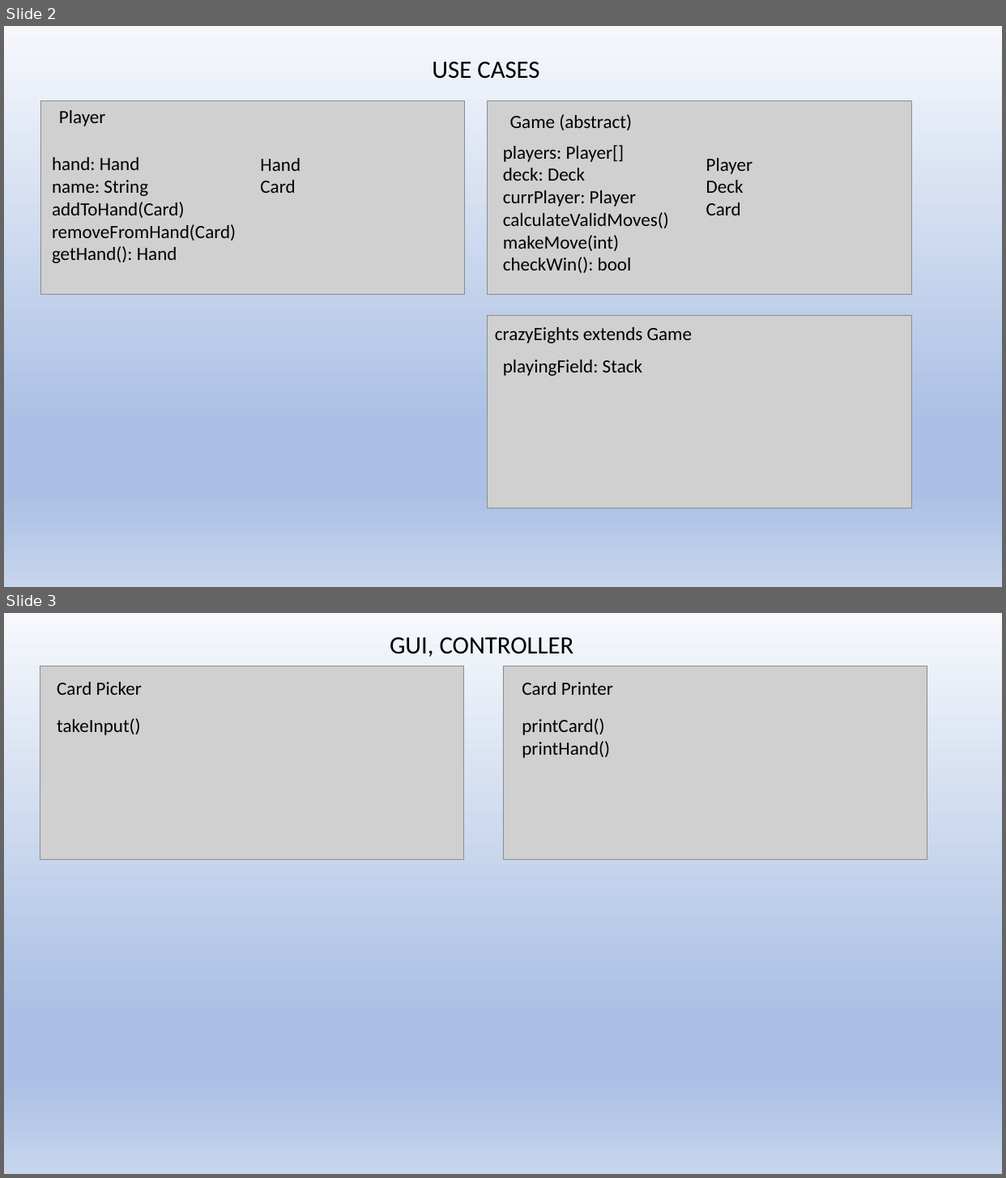
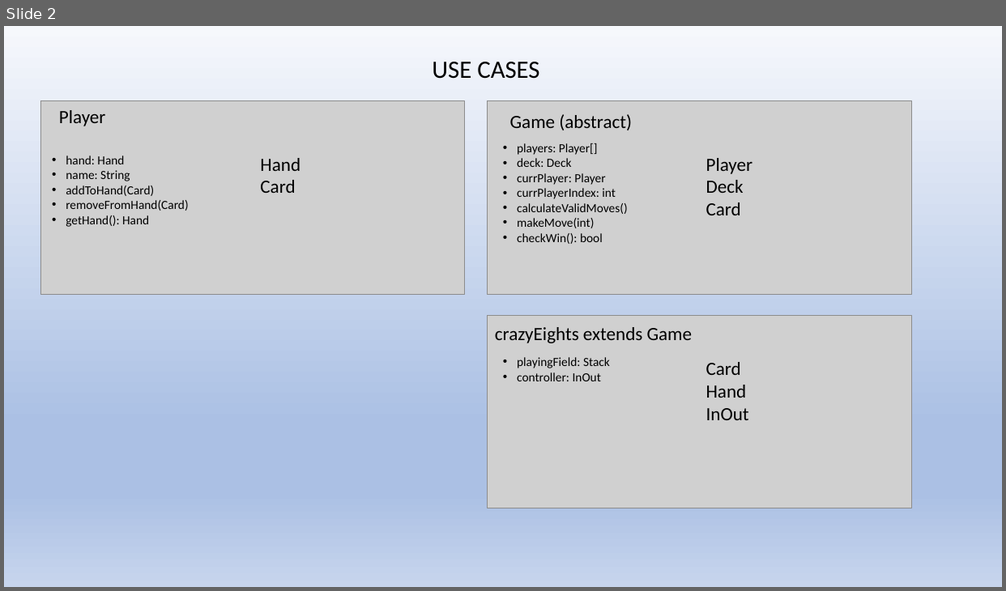
Before and after one commit to CSC207-UofT/course-project-the-losers-club, a slide deck: phase0/crccards.pptx. Shown one above the other, each under a label of ours: slides 2 and 3 before the commit, slide 2 after it. The pictures are 1006x1178 and 1006x591 pixels, drawn with LibreOffice and Linux fonts; fonts in the diff are those of the drawing; grey boxes stand for pictures. Boxes give left, top, right and bottom in pixels: in the first picture for what was removed or moved away, otherwise in the second. Text is boxed around its words. In the diff, an @@ line names an element or a change of style, - is before the commit and + after.

```diff
--- a/phase0/crccards.pptx
+++ b/phase0/crccards.pptx
@@ slide 3 removed at [4, 613, 1002, 1174], background gradient #F6F8FC to #ABC0E4 to #C7D5ED @@
@@ text removed at [390, 637, 574, 657] @@
-GUI, CONTROLLER
@@ picture removed at [40, 666, 463, 859] @@
@@ text removed at [57, 682, 142, 695] @@
-Card Picker
@@ picture removed at [503, 666, 927, 859] @@
@@ text removed at [522, 682, 613, 695] @@
-Card Printer
@@ text removed at [57, 718, 141, 735] @@
-takeInput()
@@ text removed at [522, 718, 610, 758] @@
-printCard()
-printHand()
@@ slide 2 changed as well @@
@@ text at [517, 143, 628, 244]: size 18 to 12 pt in "players: Player[]", "deck: Deck", "currPlayer: Player", "calculateValidMoves()" and 2 more places; bullet none to • @@
@@ text "hand: Hand" at [66, 156, 188, 227]: size 18 to 12 pt; bullet none to • @@
@@ text at [517, 188, 616, 199]: paragraph added @@
+• currPlayerIndex: int
@@ text at [517, 357, 610, 369]: size 18 to 12 pt in "playingField: Stack"; bullet none to • @@
@@ text added at [706, 362, 749, 420], 18 pt, text #000000 @@
+Card
+Hand
+InOut
@@ text at [517, 373, 601, 382]: paragraph added @@
+• controller: InOut
```
Also in this commit, not shown: 1 other slide changed, 1 slide added, 1 other file.
